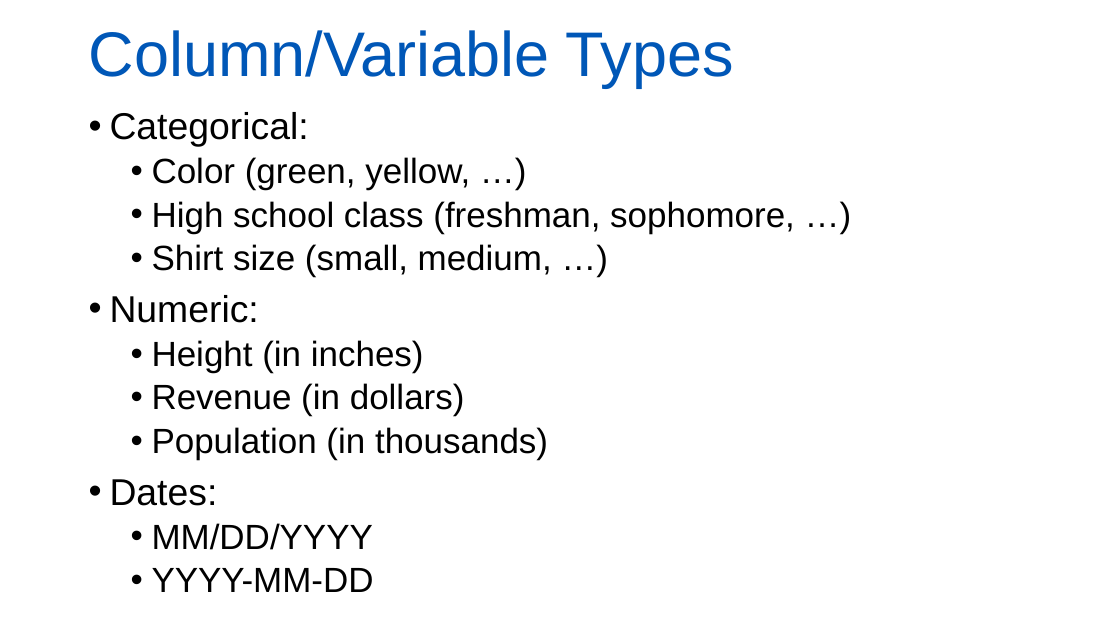
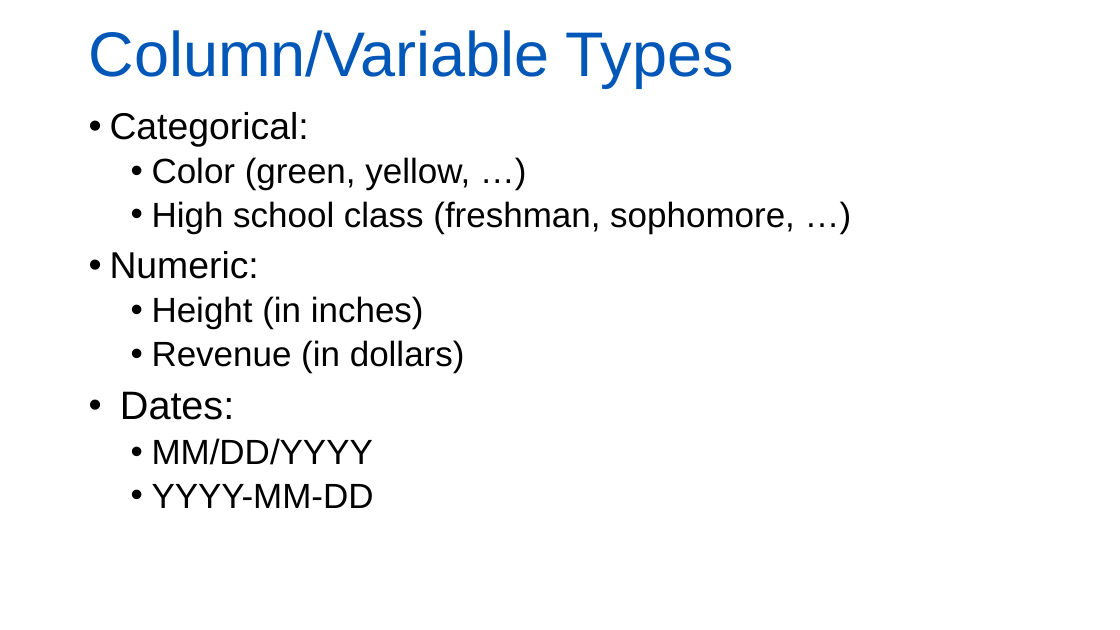
Before and after one commit to mattstern2/BUA301, a slide deck: slide 13 of Intro to Business Analytics.pptx (slide 14 before the commit). Drawn at 1120x630 pixels with LibreOffice and Linux fonts; fonts in the diff are those of the drawing; background and template pictures are left out. Boxes give left, top, right and bottom in pixels: in the first picture for what was removed or moved away, otherwise in the second. Text is boxed around its words. In the diff, an @@ line names an element or a change of style, - is before the commit and + after.

```diff
--- a/Intro to Business Analytics.pptx
+++ b/Intro to Business Analytics.pptx
@@ text at <box>152,244,552,277</box>: paragraph removed @@
-  • Shirt size (small, medium, …)
@@ text at <box>120,391,234,420</box>: size 32 to 34 pt in "Dates:" @@
@@ text at <box>152,427,548,460</box>: paragraph removed @@
-  • Population (in thousands)
```
Also in this commit, not shown: 4 other slides changed, 1 slide removed.
